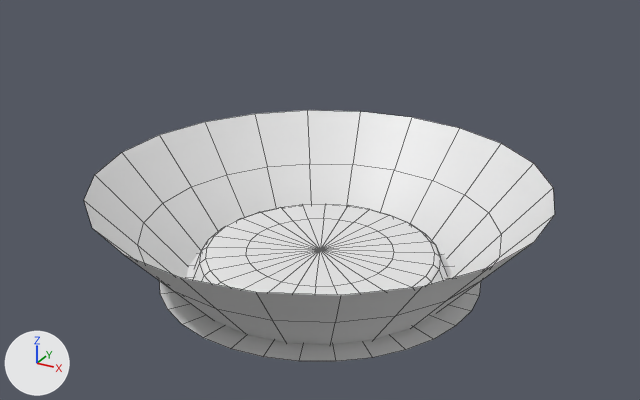
Renders of the Blender file Assets/Project Directory/DATA/RootFiles/VFX/VFX_Shapes.blend from each side of a commit.
Both versions are drawn from a 50 mm camera at (1.473, -2.679, 1.644) aimed at (0.005, -0.008, 0.308). Lighting does not change. The marker at lower left points along +X, +Y and +Z. Mesh edges are drawn as thin lines.

In view in the first picture: 'Cylinder.002', 'LandingDisk01', 'VFM_LandingCircle_01A'.
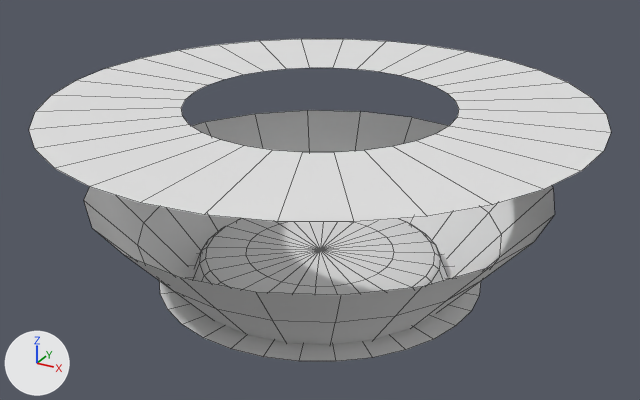
Scene script edits in JSON lines:
```json
{"op": "add", "block": "me_cylinder_005", "code": ["me_cylinder_005 = bpy.data.meshes.new('Cylinder.005')", "me_cylinder_005.from_pydata(...)  # 36 vertices, 16 faces; spans x -1.0..1.0, y -1.0..1.0, z 0.68"]}
{"op": "add", "block": "me_cylinder_002", "code": ["me_cylinder_002 = bpy.data.meshes.new('Cylinder.002')", "me_cylinder_002.from_pydata(...)  # 36 vertices, 16 faces; spans x -1.0..1.0, y -1.0..1.0, z 0.68"]}
{"op": "add", "block": "ob_vfm_rotartol", "code": ["ob_vfm_rotartol = bpy.data.objects.new('VFM_RotaRtoL', me_cylinder_005)", "ob_vfm_rotartol.location = (0.0, 0.0, 0.0)", "ob_vfm_rotartol.rotation_euler = (0.0, 0.0, 1.571)  # degrees (0, 0, 90)"]}
{"op": "add", "block": "ob_vfm_rotaltor", "code": ["ob_vfm_rotaltor = bpy.data.objects.new('VFM_RotaLtoR', me_cylinder_002)", "ob_vfm_rotaltor.location = (0.0, 0.0, 0.0)"]}
```

Where the change shows, as pixel boxes (x1, y1, x2, y2) in the pictures (640 x 400 px):
```json
{"object": "VFM_RotaLtoR", "change": "added", "after": [106, 39, 604, 222]}
{"object": "VFM_RotaRtoL", "change": "added", "after": [29, 45, 611, 203]}
```
